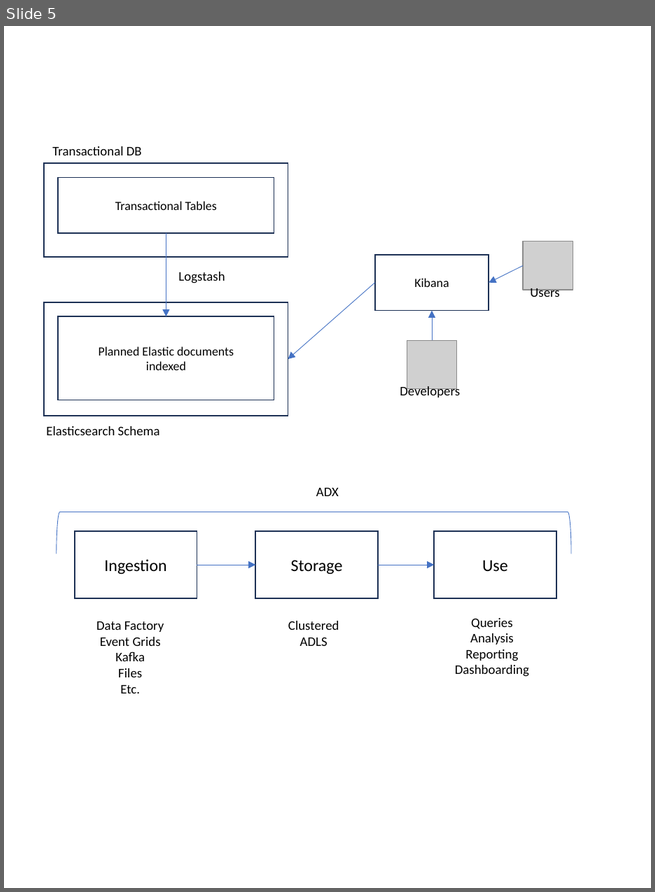
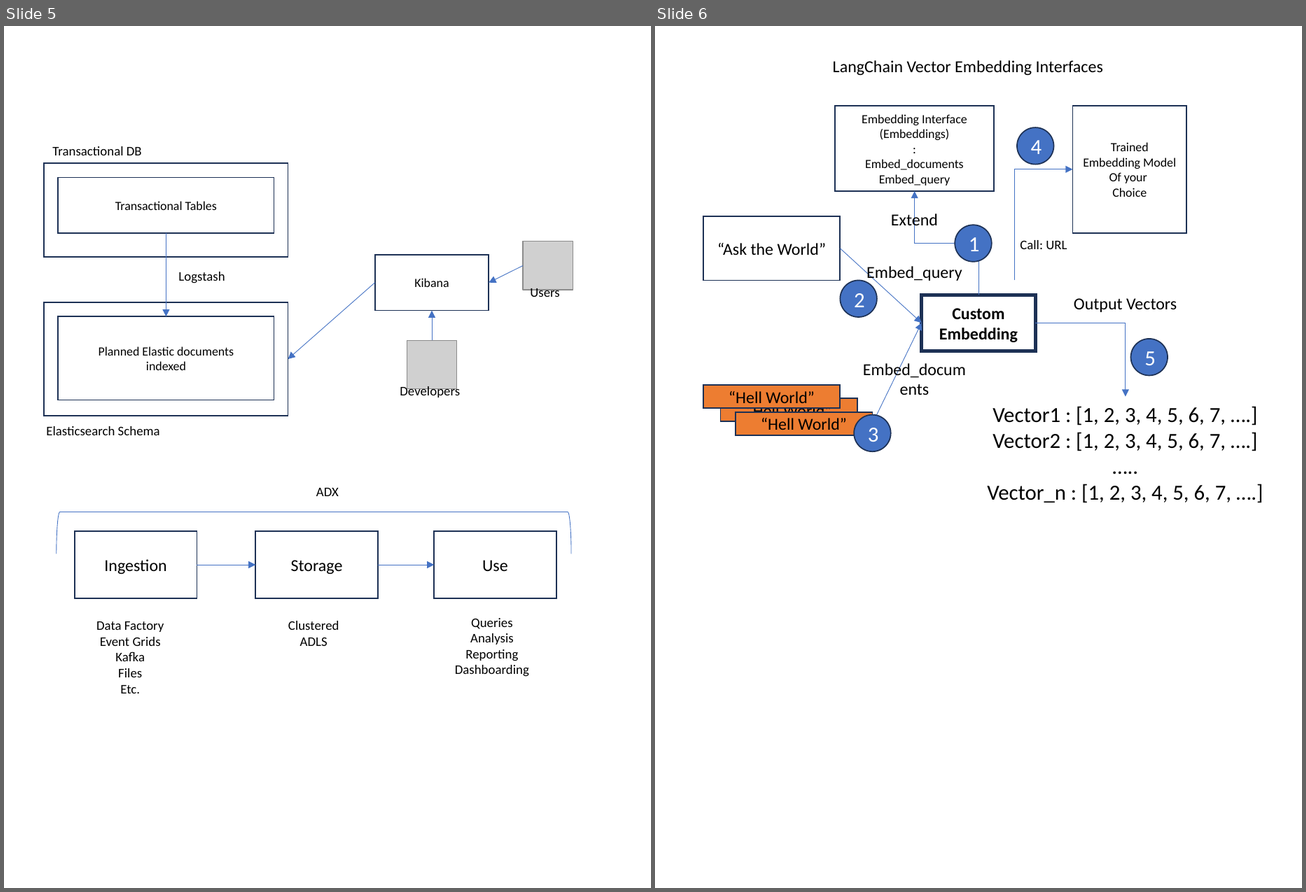
Before and after one commit to SatyaKomatineni/articles-repo, a slide deck: general-tech-figures.pptx. Shown side by side, each under a label of ours: slide 5 before the commit, slides 5 and 6 after it. The pictures are 655x892 and 1306x892 pixels, drawn with LibreOffice and Linux fonts; fonts in the diff are those of the drawing; grey boxes stand for pictures. Boxes give left, top, right and bottom in pixels: in the first picture for what was removed or moved away, otherwise in the second. Text is boxed around its words. In the diff, an @@ line names an element or a change of style, - is before the commit and + after.

```diff
--- a/general-tech-figures.pptx
+++ b/general-tech-figures.pptx
@@ slide 6 added at bbox=[655, 26, 1302, 888], background #FFFFFF @@
@@ text added at bbox=[833, 60, 1103, 75], 14 pt, text #000000 @@
+LangChain Vector Embedding Interfaces
@@ rectangle added at bbox=[835, 106, 994, 192], outline #1E3256 1 pt, 10.5 pt, text #000000 @@
+Embedding Interface
+(Embeddings)
+:
+Embed_documents
+Embed_query
@@ rectangle added at bbox=[1072, 106, 1186, 234], outline #1E3256 1 pt, 10.5 pt, text #000000 @@
+Trained Embedding Model
+Of your
+Choice
@@ ellipse added at bbox=[1017, 128, 1054, 165], fill #4472C4, outline #1E3256 1 pt, 18 pt, text #FFFFFF @@
+4
@@ text added at bbox=[865, 159, 964, 170], 14 pt, text #000000 @@
+Embed_documents
@@ elbow arrow added from (1015, 280) to (1072, 170), #4472C4 0.5 pt @@
@@ elbow arrow added from (978, 295) to (915, 192), #4472C4 0.5 pt @@
@@ text added at bbox=[891, 212, 938, 230], 14 pt, text #000000 @@
+Extend
@@ rectangle added at bbox=[703, 216, 841, 280], outline #1E3256 1 pt, 14 pt, text #000000 @@
+“Ask the World”
@@ ellipse added at bbox=[955, 226, 992, 263], fill #4472C4, outline #1E3256 1 pt, 18 pt, text #FFFFFF @@
+1
@@ arrow added from (841, 249) to (922, 323), #4472C4 0.5 pt @@
@@ text added at bbox=[1020, 240, 1067, 249], 11 pt, text #000000 @@
+Call: URL
@@ text added at bbox=[866, 266, 962, 283], 14 pt, text #000000 @@
+Embed_query
@@ ellipse added at bbox=[841, 280, 878, 317], fill #4472C4, outline #1E3256 1 pt, 18 pt, text #FFFFFF @@
+2
@@ rectangle added at bbox=[922, 295, 1035, 351], outline #1E3256 3 pt, 14 pt, text #000000, bold @@
+Custom Embedding
@@ text added at bbox=[1074, 298, 1177, 312], 14 pt, text #000000 @@
+Output Vectors
@@ arrow added from (872, 424) to (922, 323), #4472C4 0.5 pt @@
@@ elbow arrow added from (1035, 323) to (1125, 397), #4472C4 0.5 pt @@
@@ ellipse added at bbox=[1131, 339, 1168, 376], fill #4472C4, outline #1E3256 1 pt, 18 pt, text #FFFFFF @@
+5
@@ rectangle added at bbox=[703, 385, 841, 408], fill #ED7D31, outline #1E3256 1 pt, 14 pt, text #000000 @@
+“Hell World”
@@ rectangle added at bbox=[721, 398, 858, 422], fill #ED7D31, outline #1E3256 1 pt, 14 pt, text #000000 @@
+“Hell World”
@@ rectangle added at bbox=[735, 412, 872, 436], fill #ED7D31, outline #1E3256 1 pt, 14 pt, text #000000 @@
+“Hell World”
@@ ellipse added at bbox=[855, 415, 892, 452], fill #4472C4, outline #1E3256 1 pt, 18 pt, text #FFFFFF @@
+3
@@ text added at bbox=[987, 406, 1231, 503], 18 pt, text #000000 @@
+Vector1 : [1, 2, 3, 4, 5, 6, 7, ….]
+Vector2 : [1, 2, 3, 4, 5, 6, 7, ….]
+…..
+Vector_n : [1, 2, 3, 4, 5, 6, 7, ….]
```
Also in this commit, not shown: 1 other slide added, 2 other files.
